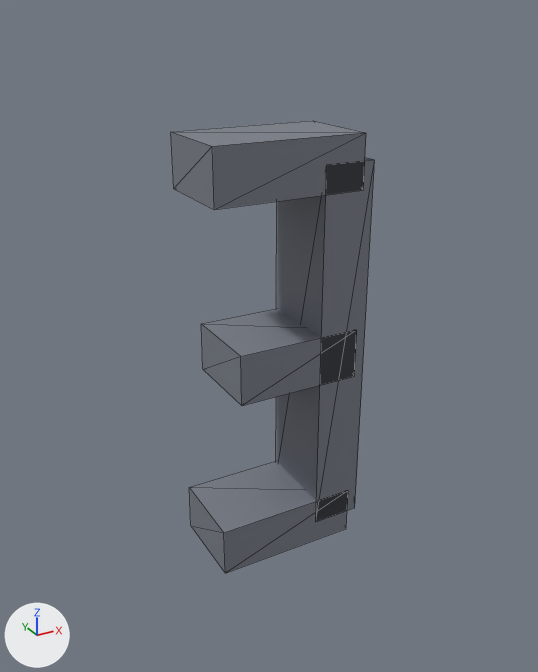
The glTF model app/src/main/assets/models/digit_3.glb as it was, and as the next commit left it.
One viewpoint serves both versions: a 50 mm lens placed at (-2.95, -4.94, 2.62), pointed at (-0.2, 0.05, 0.12). Lighting does not change. The marker at lower left points along +X, +Y and +Z. The older version comes first. Mesh edges are drawn as thin lines. Where no turn or scale is listed for an object, it has been applied to the vertices.

Names of what the first picture shows: 'geometry_0'.
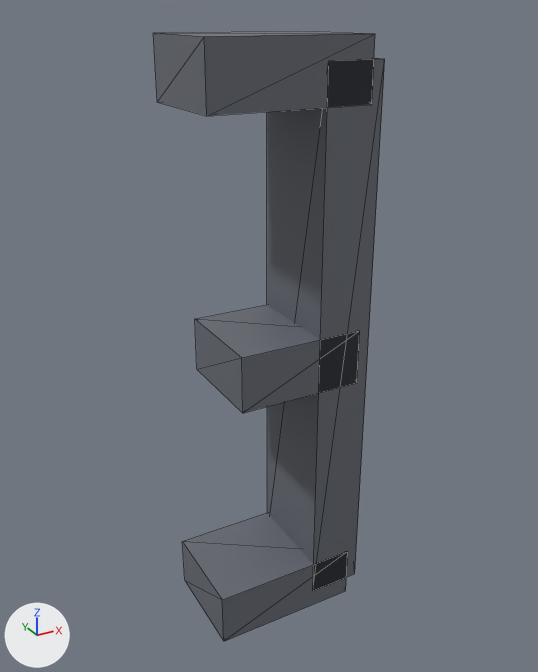
Diff of the bpy script that builds the scene:
```diff
--- a/app/src/main/assets/models/digit_3.glb.py
+++ b/app/src/main/assets/models/digit_3.glb.py
@@ me_geometry_0 @@
 # used by ob_geometry_0; location = (0.0, 0.0, 0.0)
-me_geometry_0.from_pydata(...)  # 32 vertices, 48 faces; spans x -0.85..0.47, y -0.37..0.37, z -1.79..1.79
+me_geometry_0.from_pydata(...)  # 32 vertices, 48 faces; spans x -0.92..0.46, y -0.44..0.44, z -2.46..2.46
+# me_geometry_0 part 1: the loose piece of 8 vertices spanning x -0.85..0.38, y -0.37..0.37, z 1.36..1.79 is scaled about its middle by (1.04, 1.19, 1.11), then moved by (-0.04, 0.0, 0.65)
+# me_geometry_0 part 2: the loose piece of 8 vertices spanning x -0.67..0.39, y -0.37..0.37, z -0.21..0.21 is scaled about its middle by (1, 1.19, 1.11), then moved by (-0.02, 0.0, 0.0)
+# me_geometry_0 part 3: the loose piece of 8 vertices spanning x -0.85..0.38, y -0.37..0.37, z -1.79..-1.36 is scaled about its middle by (1.04, 1.19, 1.11), then moved by (-0.04, 0.0, -0.65)
+# me_geometry_0 part 4: the loose piece of 8 vertices spanning x 0.05..0.47, y -0.37..0.37, z -1.58..1.58 is scaled about its middle by (1.11, 1.19, 1.45), then moved by (-0.03, 0.0, 0.0)
 me_geometry_0.materials.append(mat_defaultmaterial)
```

Changed parts and their boxes [x1, y1, x2, y2] in the pictures (538 x 672 px; the box of a moved part takes in the faces that stretch with it):
'geometry_0', reshaped (14% wider, 35% taller): before [171, 121, 374, 573]; after [153, 30, 385, 641]
part 1 of me_geometry_0, moved or reshaped: before [171, 121, 366, 210]; after [153, 30, 375, 116]
part 2 of me_geometry_0, moved or reshaped: before [201, 308, 357, 406]; after [195, 305, 359, 413]
part 3 of me_geometry_0, moved or reshaped: before [189, 461, 348, 573]; after [182, 513, 348, 641]
part 4 of me_geometry_0, moved or reshaped: before [276, 157, 374, 520]; after [267, 58, 385, 590]
